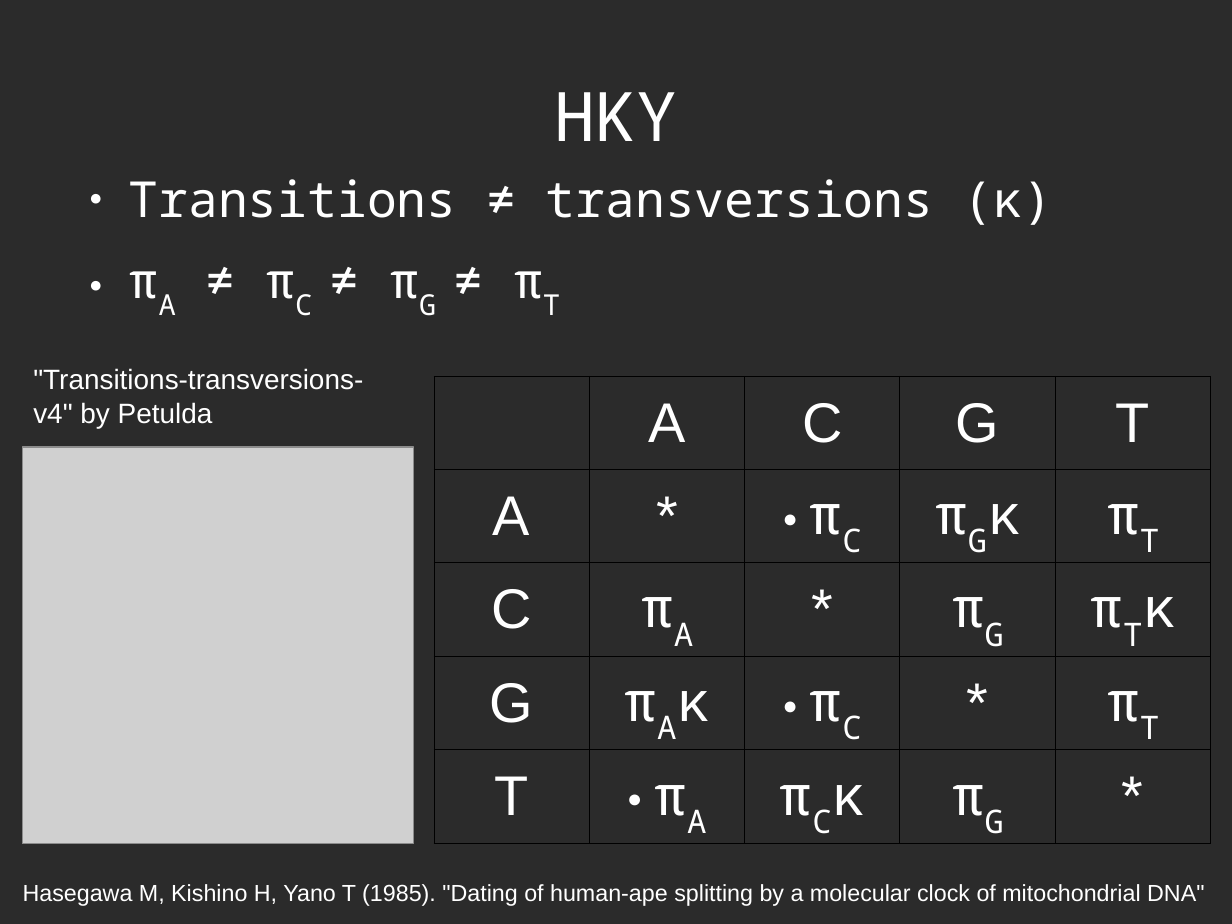
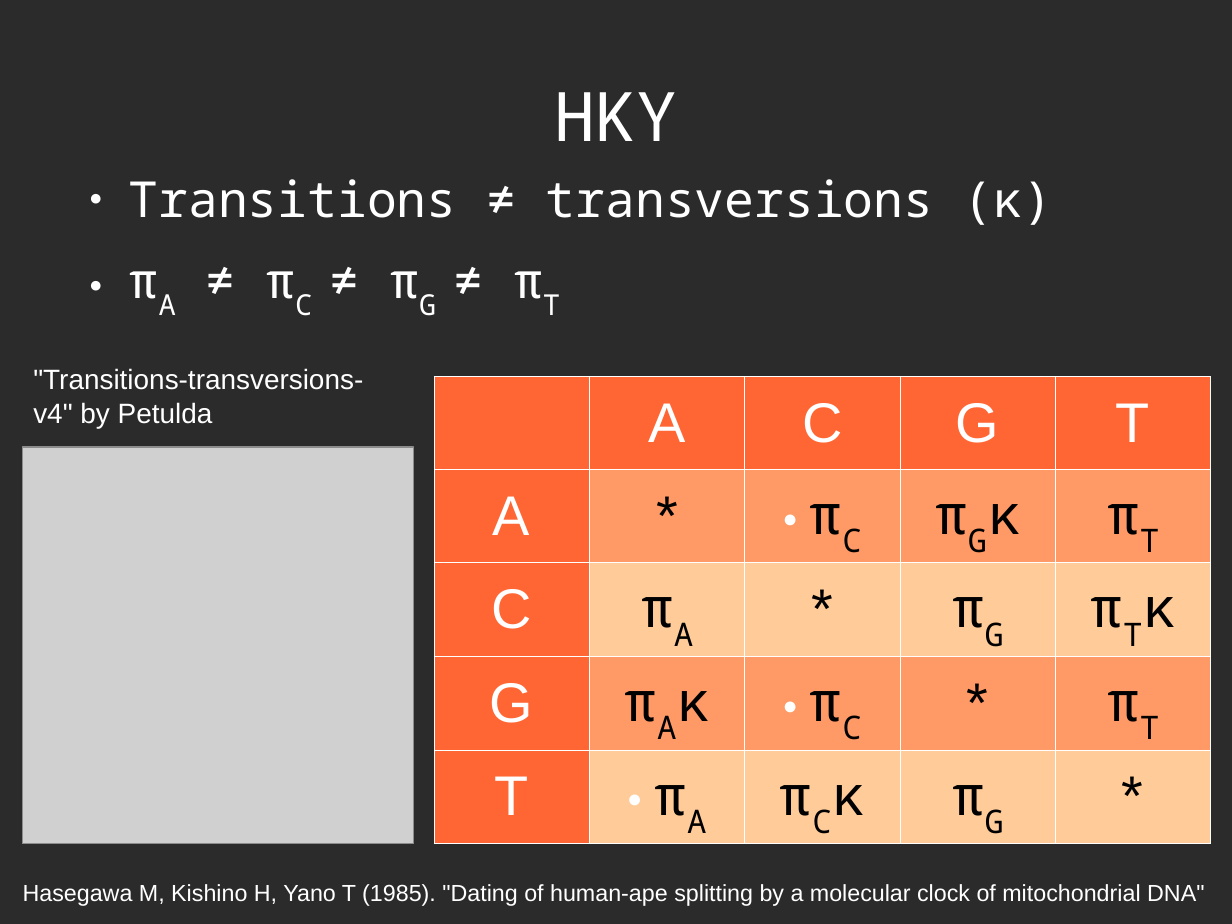
Before and after one commit to richelbilderbeek/Science, a slide deck: slide 11 of Bilderbeek2016Beast/Beast2.odp (slide 23 before the commit). Drawn at 1232x924 pixels with LibreOffice and Linux fonts; fonts in the diff are those of the drawing; grey boxes stand for pictures; background and template pictures are left out; a plain dark background stands for a picture behind light text. Boxes give left, top, right and bottom in pixels: in the first picture for what was removed or moved away, otherwise in the second. Text is boxed around its words. In the diff, an @@ line names an element or a change of style, - is before the commit and + after.

```diff
--- a/Bilderbeek2016Beast/Beast2.odp
+++ b/Bilderbeek2016Beast/Beast2.odp
@@ table at bbox=[434, 377, 1211, 844] @@
@@ fill none to #FF6633 in 8 cells @@
@@ fill none to #FF9966 in 8 cells @@
@@ fill none to #FFCC99 in 8 cells @@
@@ text colour #FFFFFF to #000000 in "*", "πC", "πGκ", "πT" and 12 more places @@
@@ borders changed @@
```
Also in this commit, not shown: 11 other slides changed, 13 slides added, 5 slides removed, 13 other files.
